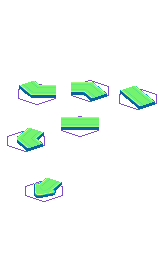
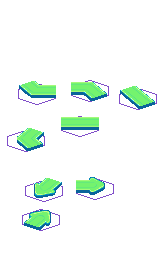
Revision of a layered 168 × 260 image; what changed, layer by layer:
added group "Group 7" with 2 layers above "Group 6" over (76, 177, 114, 200)
added layer "Layer 34" in group "Group 7" over (76, 177, 105, 195)
added layer "Layer 33" in group "Group 7" over (76, 178, 114, 200)
added group "Group 6" with 2 layers above "Group 5" over (22, 209, 60, 231)
added layer "Layer 32 copy" in group "Group 6" over (22, 209, 60, 231)
